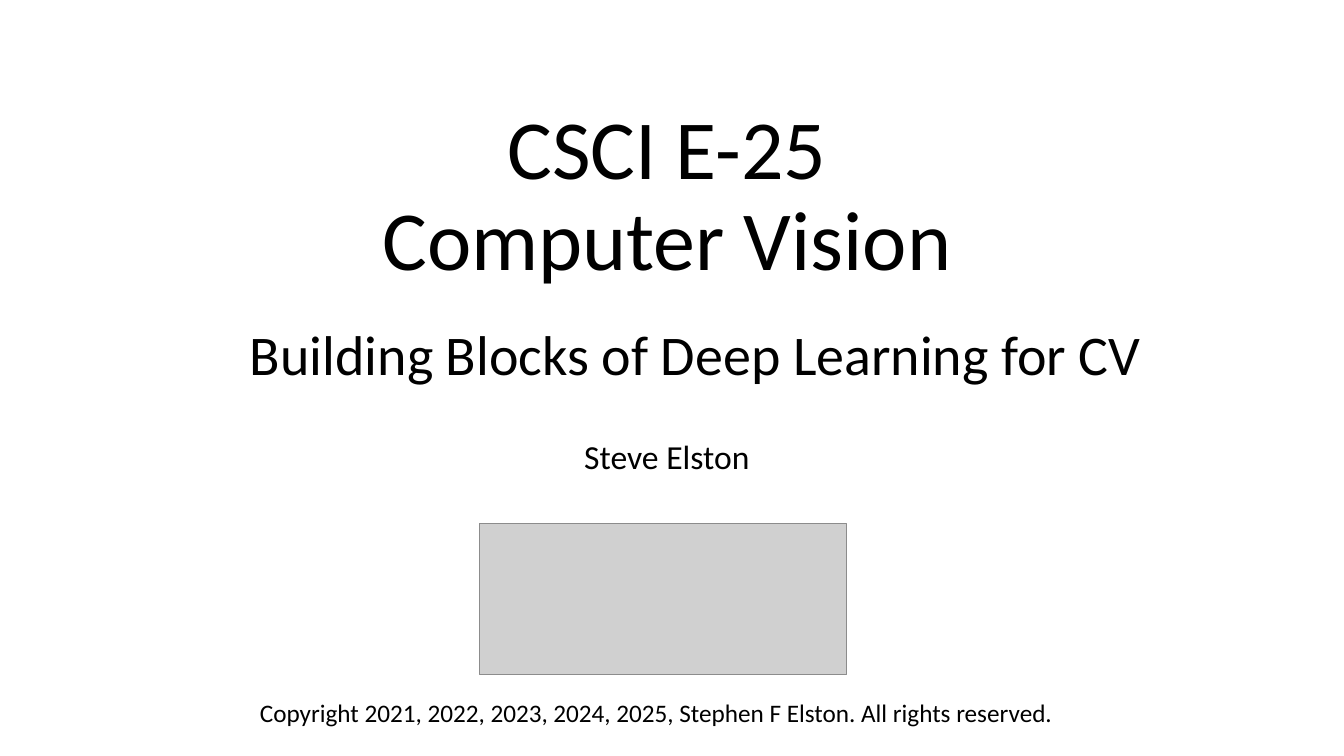
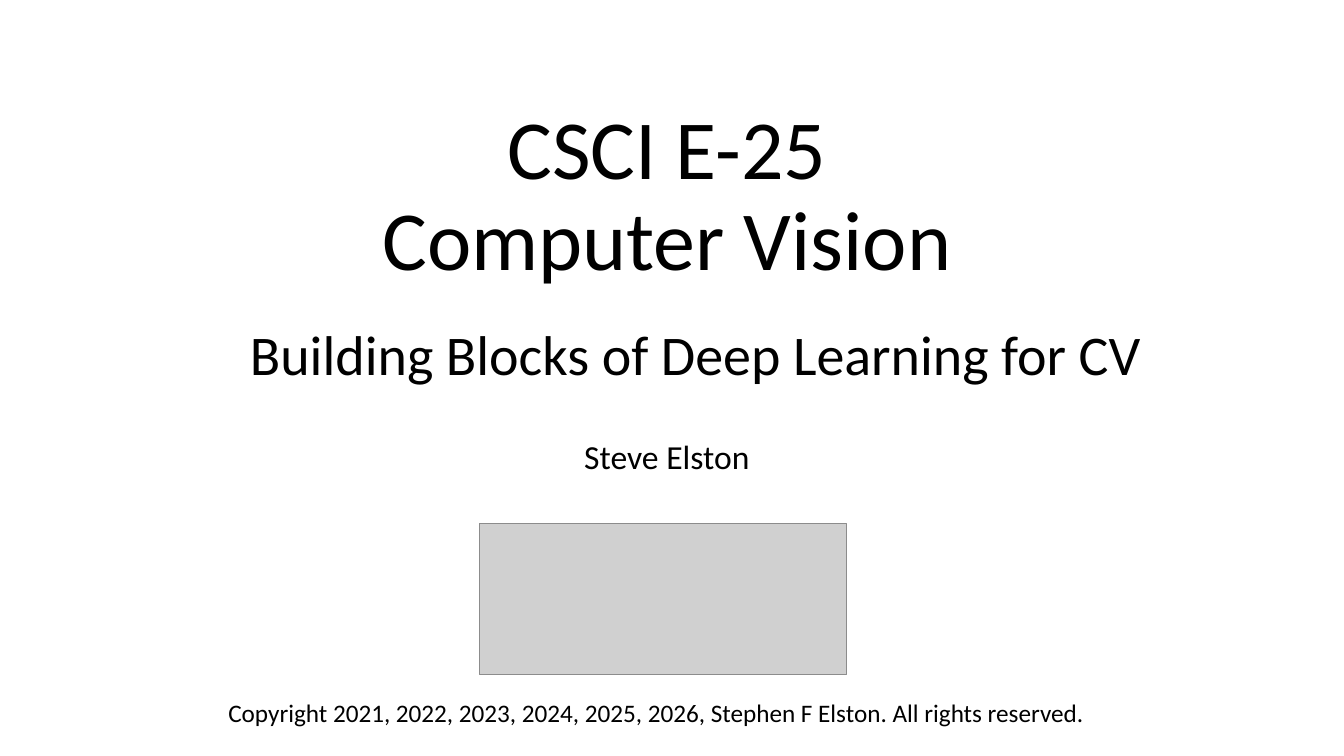
Before and after one commit to StephenElston/CSCI-E25, a slide deck: slide 1 of Slides/5_BuildingBlocksOfDeepLearning.pptx. Drawn at 1344x756 pixels with LibreOffice and Linux fonts; fonts in the diff are those of the drawing; grey boxes stand for pictures. Boxes give left, top, right and bottom in pixels: in the first picture for what was removed or moved away, otherwise in the second. Text is boxed around its words. In the diff, an @@ line names an element or a change of style, - is before the commit and + after.

```diff
--- a/Slides/5_BuildingBlocksOfDeepLearning.pptx
+++ b/Slides/5_BuildingBlocksOfDeepLearning.pptx
@@ text at box(228, 704, 1084, 727): text changed @@
-Copyright 2021, 2022, 2023, 2024, 2025, Stephen F Elston. All rights reserved.
+Copyright 2021, 2022, 2023, 2024, 2025, 2026, Stephen F Elston. All rights reserved.
```
Also in this commit, not shown: 1 other slide changed, 2 slides added.
